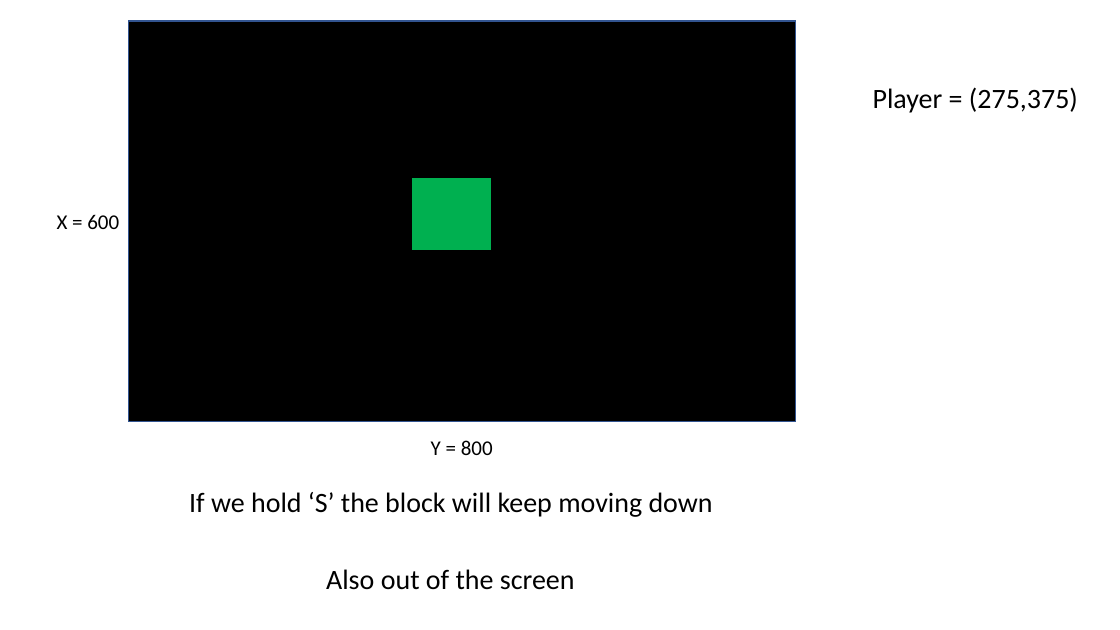
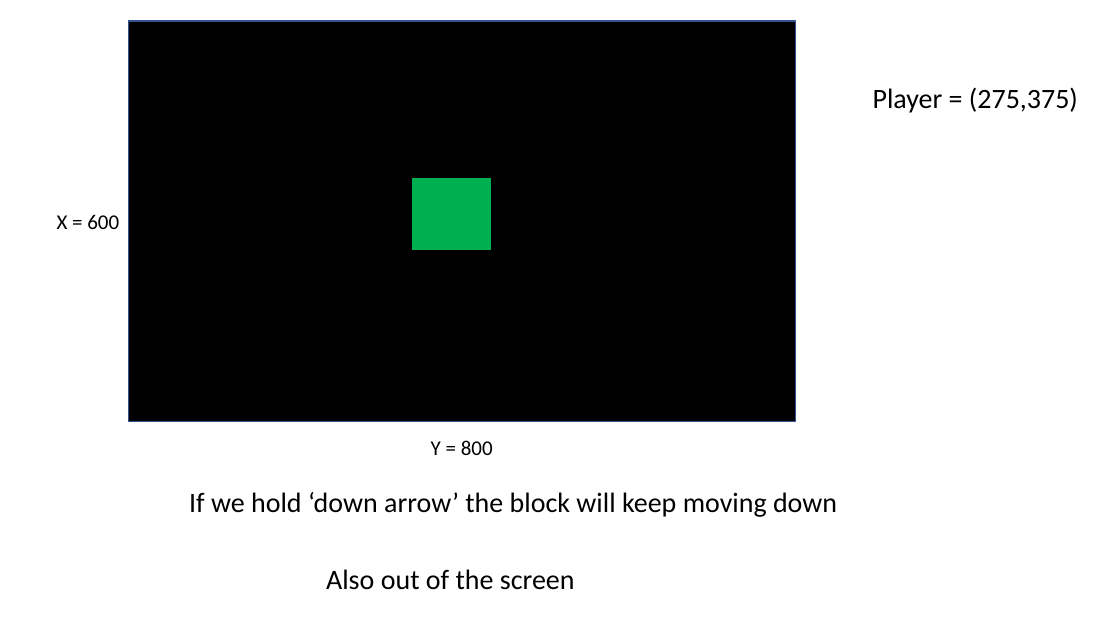
Before and after one commit to JoZonneveld/TCR-python-lessons, a slide deck: slide 18 of Lessons/Jaar 1/Lesson 0 - Game/Building a game.pptx (slide 17 before the commit). Drawn at 1120x630 pixels with LibreOffice and Linux fonts; fonts in the diff are those of the drawing; background and template pictures are left out. Boxes give left, top, right and bottom in pixels: in the first picture for what was removed or moved away, otherwise in the second. Text is boxed around its words. In the diff, an @@ line names an element or a change of style, - is before the commit and + after.

```diff
--- a/Lessons/Jaar 1/Lesson 0 - Game/Building a game.pptx
+++ b/Lessons/Jaar 1/Lesson 0 - Game/Building a game.pptx
@@ text at (x1=189, y1=492, x2=837, y2=517): text changed @@
-If we hold ‘S’ the block will keep moving down
+If we hold ‘down arrow’ the block will keep moving down
```
Also in this commit, not shown: 10 other slides changed, 6 slides added, 1 slide removed.
